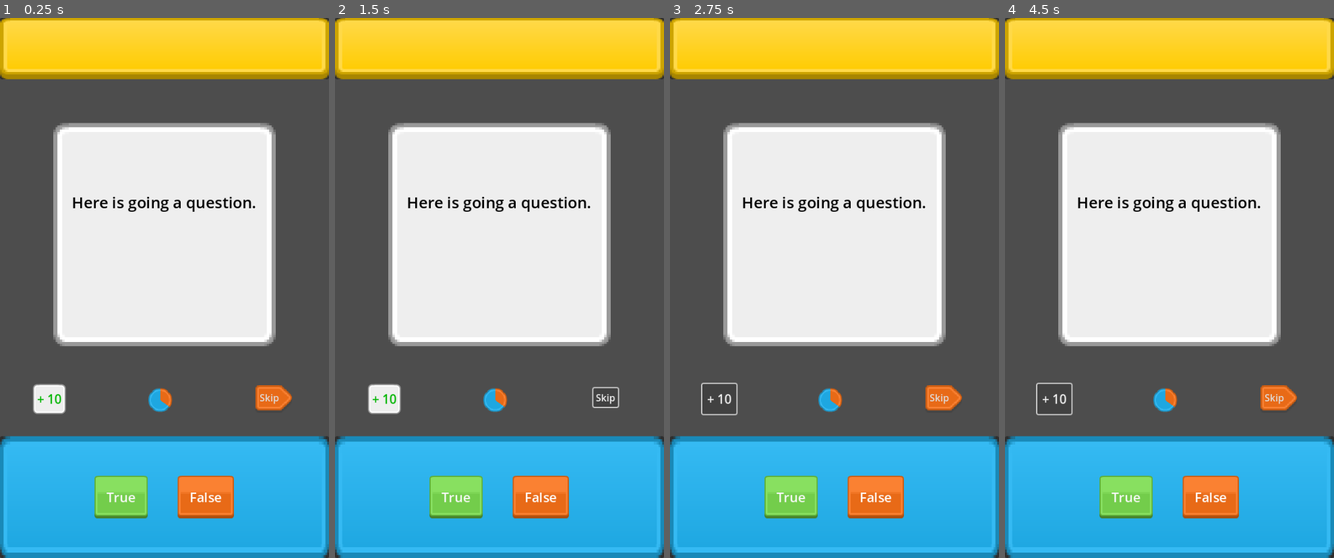
Above: before the commit, frames 1-4 (left to right).
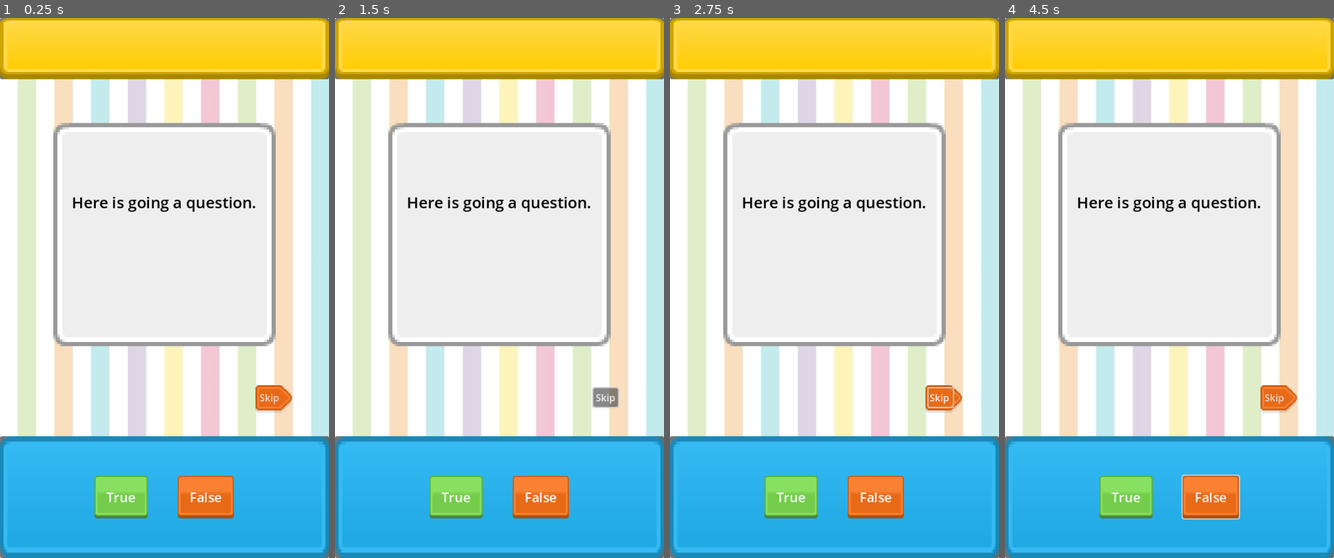
Above: after the commit, the same moments.

Repository: gus0117/godot-true-or-false-game
Game: Godot game, scene res://Scenes/ui_true_or_false.tscn
Same seed, same stepped clock (60 frames per second), same inputs: the game is played once before the commit and once after it. The project has no main scene, so this scene is started directly.
Inputs (mouse positions are in pixels of both pictures, inside the frame that each line leads up to):
- Up to frame 1 (0.25 s): no input
- Up to frame 2 (1.5 s): click "Skip" at 0.5 s; click "Skip" at 1.25 s
- Up to frame 3 (2.75 s): click (719, 401) at 2 s, where only the run before the commit has a clickable "+ 10"
- Up to frame 4 (4.5 s): click "True" at 2.75 s; click "False" at 3.5 s; click (1054, 401) at 4.25 s, where only the run before the commit has a clickable "+ 10"

The runs differ from the first frame. In frame 1, 38% of the frame differs, in the area x 0-100%, y 0-100%; in frame 2, 38%; in frame 3, 38%; in frame 4, 38%.

Commit message:
Added popup scene

Diff:
--- /dev/null
+++ b/Scenes/popup_componet.tscn
@@ -0,0 +1,17 @@
+[gd_scene format=3 uid="uid://dgs4lt2aivkvq"]
+
+[node name="PopupComponet" type="Control"]
+layout_mode = 3
+anchor_right = 1.0
+anchor_bottom = 0.562
+offset_bottom = 0.199982
+grow_horizontal = 2
+grow_vertical = 2
+
+[node name="BgColor" type="ColorRect" parent="."]
+layout_mode = 1
+anchors_preset = 15
+anchor_right = 1.0
+anchor_bottom = 1.0
+grow_horizontal = 2
+grow_vertical = 2
--- a/Scenes/timer.tscn
+++ b/Scenes/timer.tscn
@@ -1,7 +1,7 @@
 [gd_scene load_steps=3 format=3 uid="uid://bqjrh7vfh5hgs"]
 
 [ext_resource type="Texture2D" uid="uid://dgnvqum6lde8o" path="res://Assets/Buttons/Options/red_circle.png" id="1_ng6di"]
-[ext_resource type="Texture2D" uid="uid://c32w4u754ggq8" path="res://Assets/Buttons/Options/blue_circle.png" id="2_1p70c"]
+[ext_resource type="Texture2D" uid="uid://drhp1wf6qh10j" path="res://Assets/Buttons/Options/green_circle.png" id="2_je2aw"]
 
 [node name="Timer" type="Control"]
 layout_mode = 3
@@ -9,21 +9,32 @@
 offset_right = 40.0
 offset_bottom = 40.0
 
-[node name="Progress" type="TextureProgressBar" parent="."]
+[node name="TextureProgressBar" type="TextureProgressBar" parent="."]
+layout_mode = 0
+offset_right = 40.0
+offset_bottom = 40.0
+scale = Vector2(2, 2)
+value = 55.0
+fill_mode = 5
+texture_under = ExtResource("1_ng6di")
+texture_progress = ExtResource("2_je2aw")
+
+[node name="Count" type="Label" parent="."]
 layout_mode = 1
-anchors_preset = 8
+anchors_preset = 7
 anchor_left = 0.5
-anchor_top = 0.5
+anchor_top = 1.0
 anchor_right = 0.5
-anchor_bottom = 0.5
-offset_left = 228.0
-offset_top = 597.0
-offset_right = 268.0
-offset_bottom = 637.0
+anchor_bottom = 1.0
+offset_left = -5.0
+offset_top = -25.0
+offset_right = 35.0
+offset_bottom = 14.0
 grow_horizontal = 2
-grow_vertical = 2
-value = 65.0
-fill_mode = 5
-nine_patch_stretch = true
-texture_under = ExtResource("1_ng6di")
-texture_progress = ExtResource("2_1p70c")
+grow_vertical = 0
+theme_override_font_sizes/font_size = 28
+text = "42"
+horizontal_alignment = 1
+vertical_alignment = 1
+
+[node name="TimeCount" type="Timer" parent="."]
--- a/Scenes/ui_true_or_false.tscn
+++ b/Scenes/ui_true_or_false.tscn
@@ -86,7 +86,6 @@
 grow_vertical = 2
 
 [node name="Background" type="TextureRect" parent="."]
-visible = false
 layout_mode = 1
 anchors_preset = 15
 anchor_right = 1.0
@@ -161,6 +160,7 @@
 offset_bottom = 40.0
 
 [node name="AddTimeBtn" type="Button" parent="Options"]
+visible = false
 layout_mode = 2
 offset_left = 54.0
 offset_top = 610.0
@@ -174,6 +174,7 @@
 text = "+ 10"
 
 [node name="Timer" parent="Options" instance=ExtResource("5_wkh5a")]
+visible = false
 
 [node name="SkipBtn" type="Button" parent="Options"]
 layout_mode = 2
